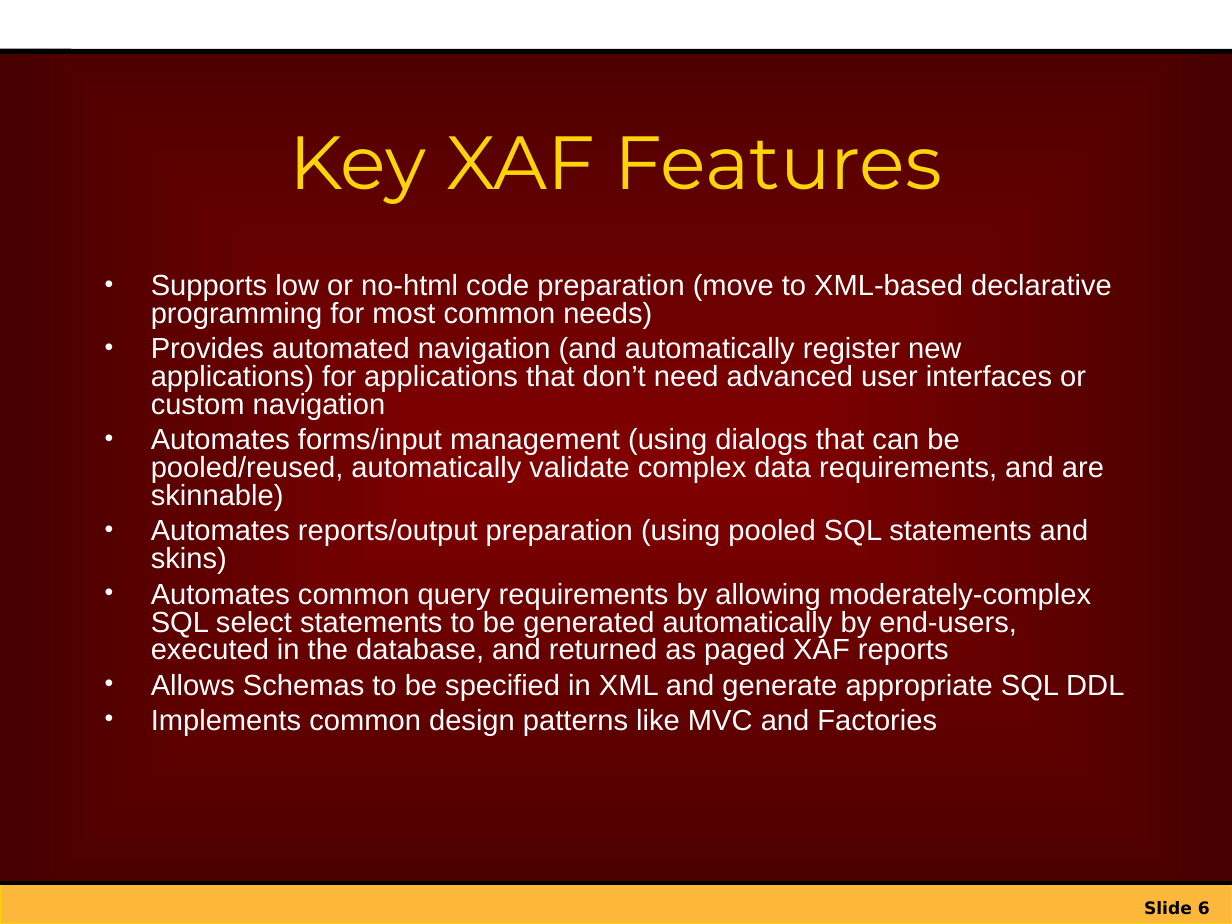
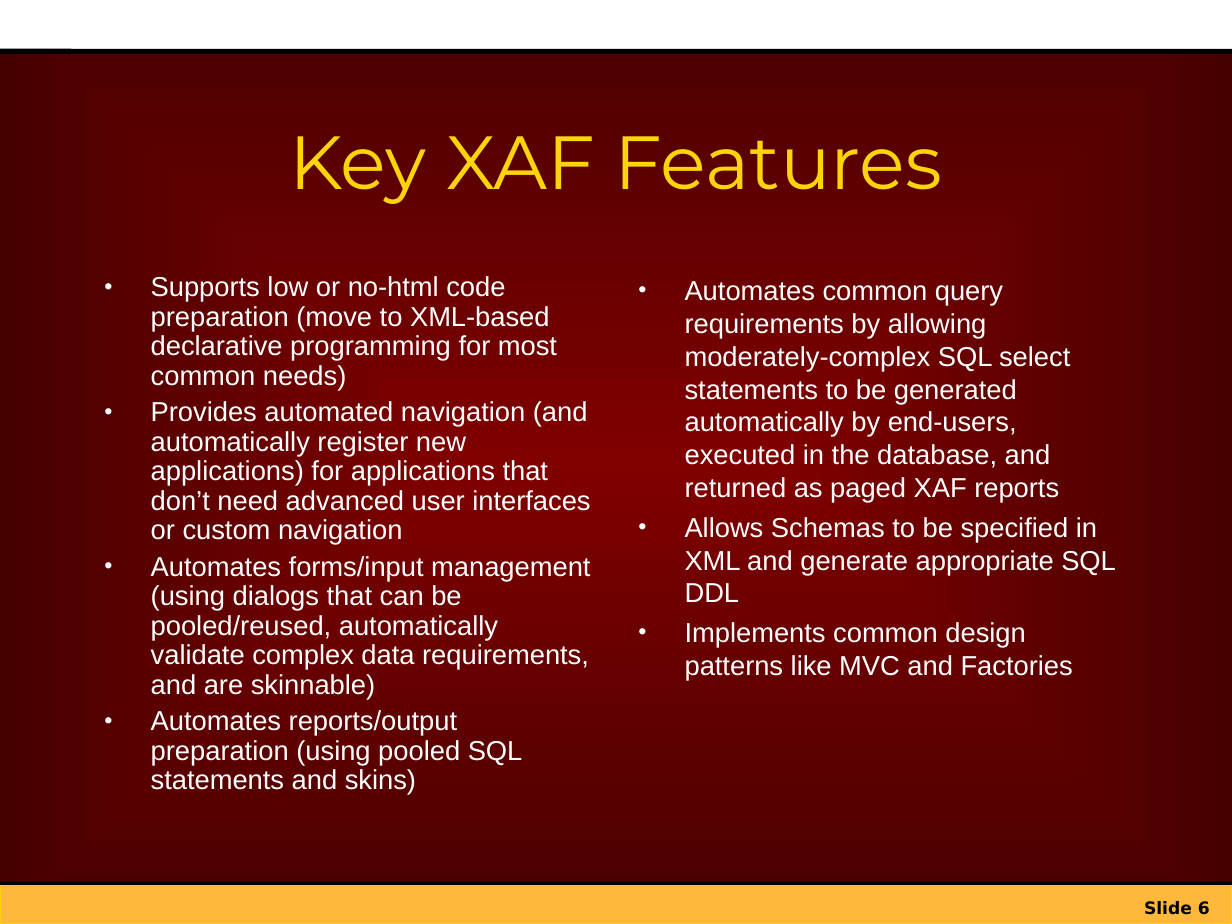
Before and after one commit to netspective/sparx-2001, a slide deck: slide 6 of Framework/web-shared/docs/project/Introduction_to_Sparx.ppt. Drawn at 1232x924 pixels with LibreOffice and Linux fonts; fonts in the diff are those of the drawing; background and template pictures are left out. Boxes give left, top, right and bottom in pixels: in the first picture for what was removed or moved away, otherwise in the second. Text is boxed around its words. In the diff, an @@ line names an element or a change of style, - is before the commit and + after.

```diff
--- a/Framework/web-shared/docs/project/Introduction_to_Sparx.ppt
+++ b/Framework/web-shared/docs/project/Introduction_to_Sparx.ppt
@@ text "Supports low or no-html code ..." at [151, 276, 590, 795]: size 17 to 16 pt; line spacing 0.8 to 0.9 @@
@@ text added at [685, 281, 1116, 681], 16 pt, text #FFFFFF @@
+• Automates common query requirements by allowing moderately-complex SQL select statements to be generated automatically by end-users, executed in the database, and returned as paged XAF reports
+• Allows Schemas to be specified in XML and generate appropriate SQL DDL
+• Implements common design patterns like MVC and Factories
@@ text at [151, 583, 1124, 735]: paragraphs removed @@
-• Automates common query requirements by allowing moderately-complex SQL select statements to be generated automatically by end-users, executed in the database, and returned as paged XAF reports
-• Allows Schemas to be specified in XML and generate appropriate SQL DDL
-• Implements common design patterns like MVC and Factories
```
Also in this commit, not shown: 5 other slides changed, 6 slides added.
